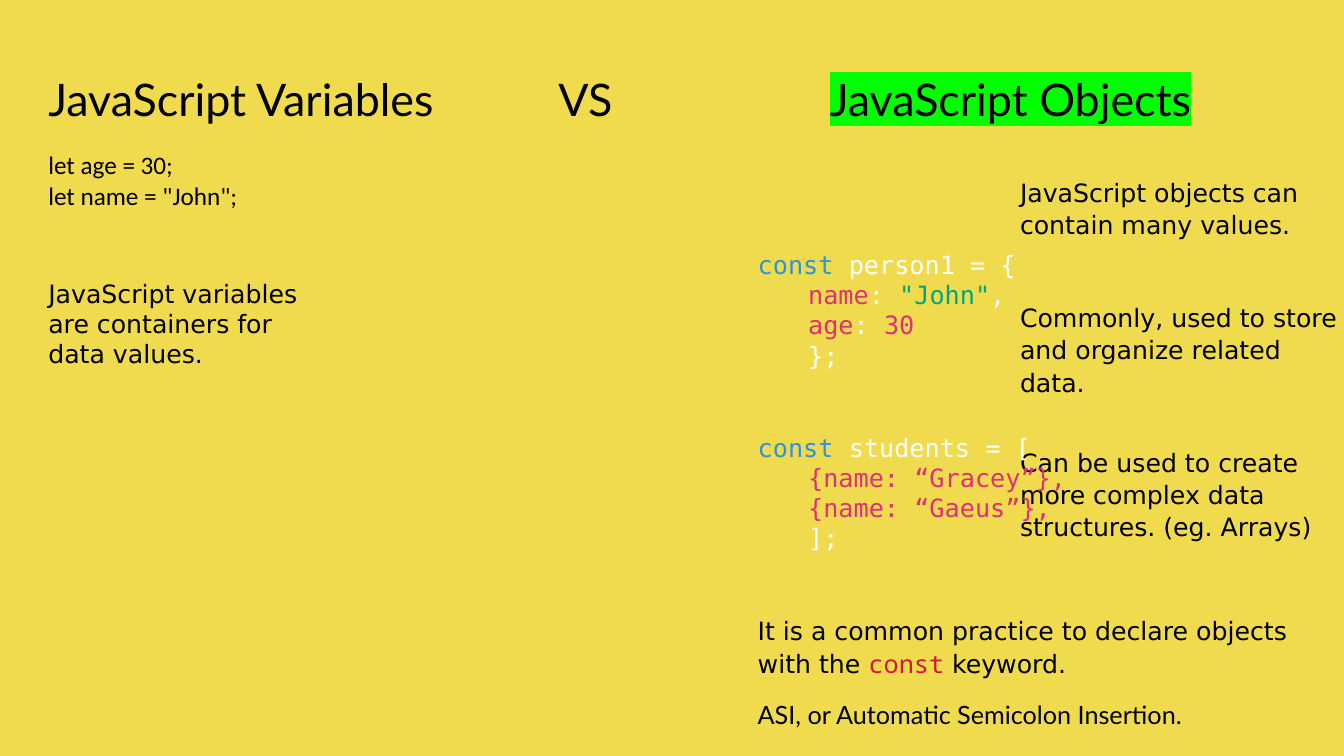
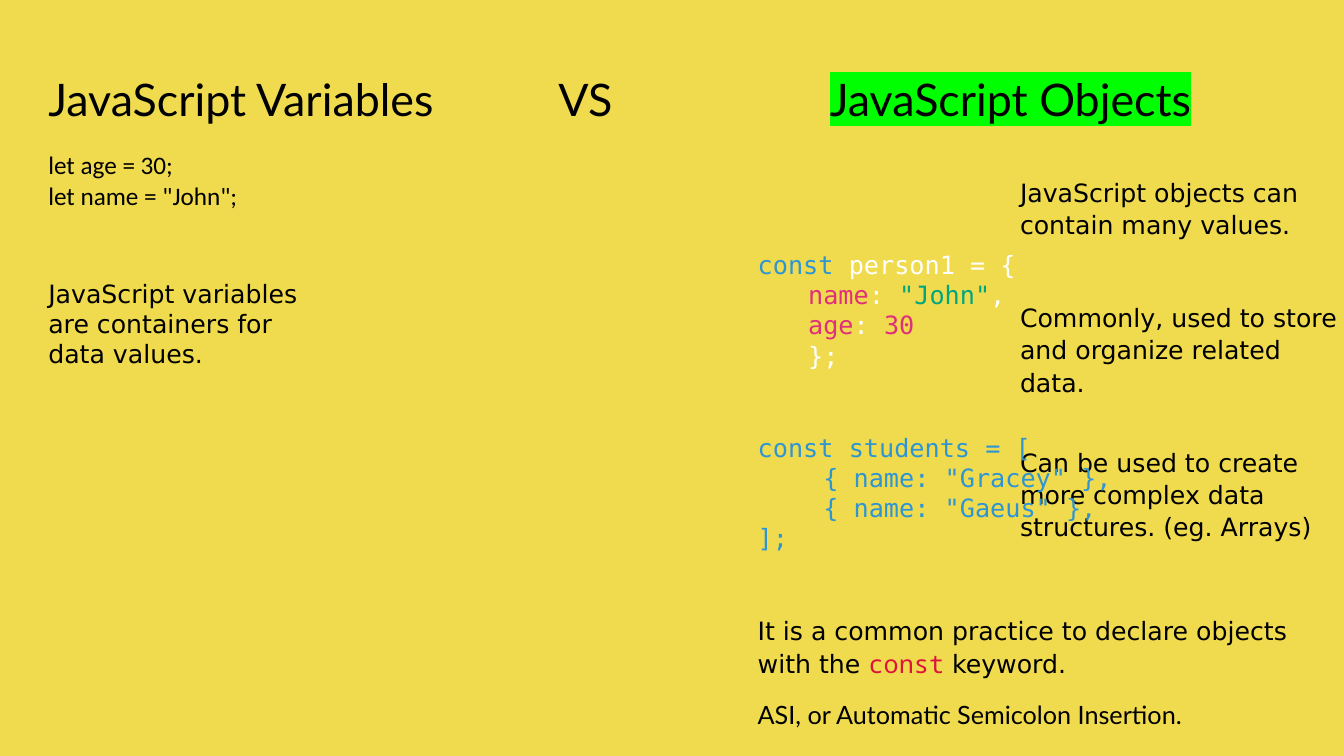
Before and after one commit to CMPE-40062-Azure-Python/JavaScript-Fundamentals, a slide deck: slide 11 of PPT REPORT.pptx. Drawn at 1344x756 pixels with LibreOffice and Linux fonts; fonts in the diff are those of the drawing. Boxes give left, top, right and bottom in pixels: in the first picture for what was removed or moved away, otherwise in the second. Text is boxed around its words. In the diff, an @@ line names an element or a change of style, - is before the commit and + after.

```diff
--- a/PPT REPORT.pptx
+++ b/PPT REPORT.pptx
@@ text at [758,438,970,458]: text colour #FFFFFF to #2E95D3 in "students = [", "];"; list level 2 to 1 in "];" @@
@@ text at [854,466,1066,523]: text changed; text colour #DF3079 to #2E95D3 @@
-  {name: “Gracey”},
-  {name: “Gaeus”},
+  { name: "Gracey" },
+  { name: "Gaeus" },
```
Also in this commit, not shown: 1 other slide changed, 1 other file.
